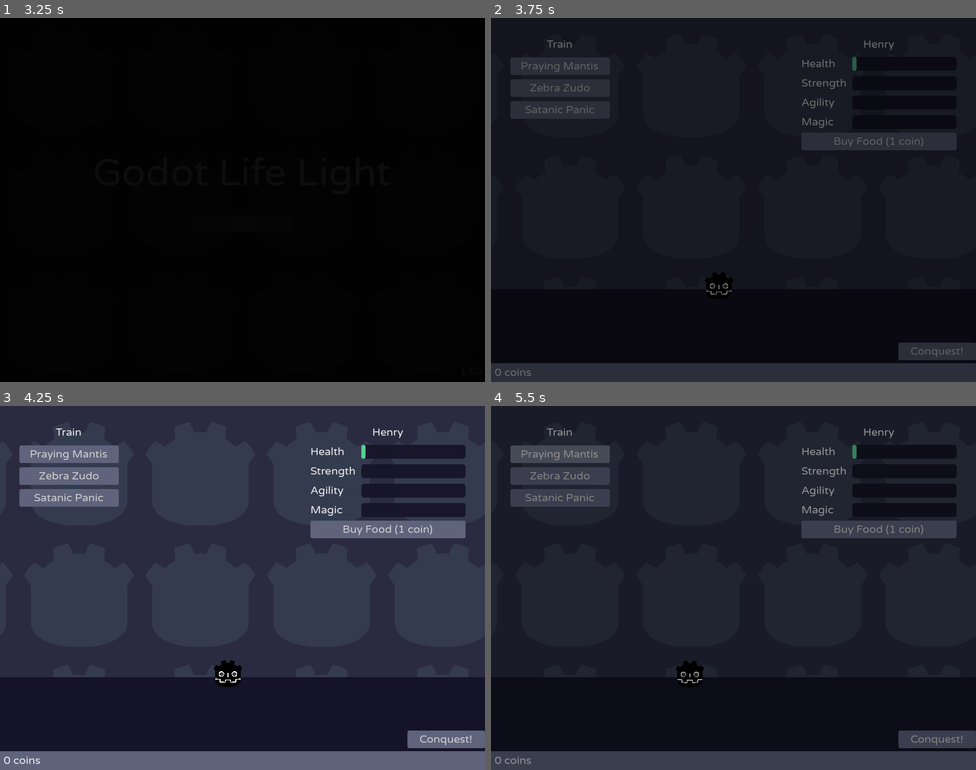
Above: before the commit, frames 1-4 (two rows, left to right).
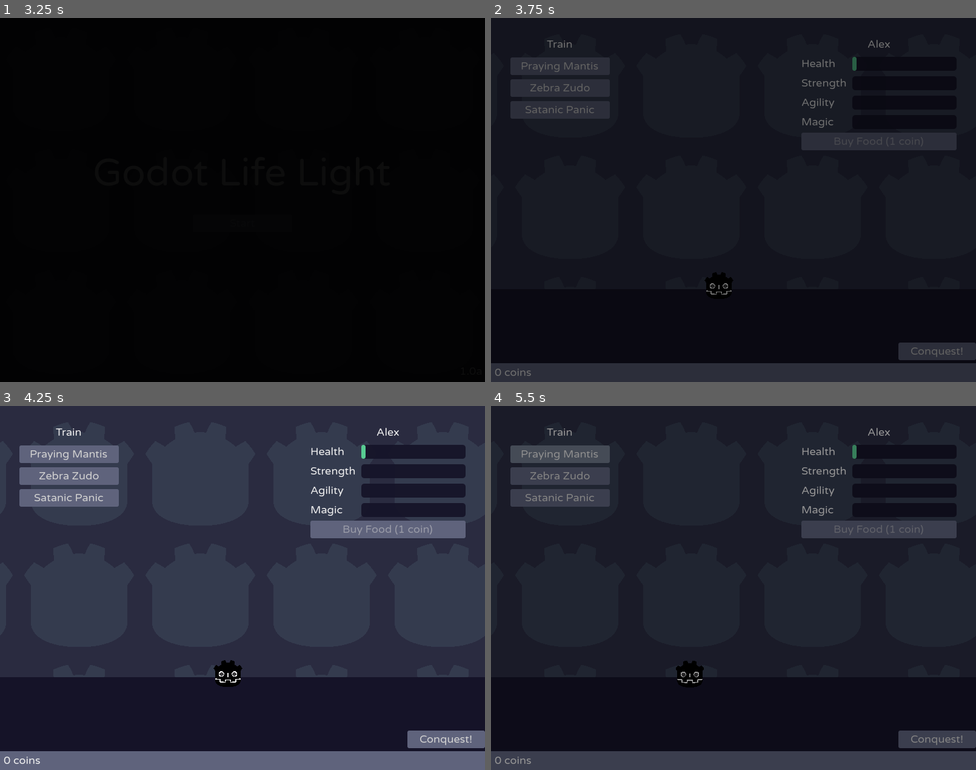
Above: after the commit, the same moments.

Repository: kiwijuice56/godot-duck-life
Game: Godot game, scene res://main/Main.tscn
Same seed, same stepped clock (60 frames per second), same inputs: the game is played once before the commit and once after it. Sound files missing from this copy of the repository are replaced by a short silence.
Inputs (mouse positions are in pixels of both pictures, inside the frame that each line leads up to):
- Up to frame 1 (3.25 s): click "Start" at 0.5 s; click (242, 243) at 1.27 s; type "Alex" at 1.35 s; click "Create" at 2 s; hold Right (ui_right) from 2.78 s (still down); hold Space (shoot) from 2.78 s (still down)
- Up to frame 2 (3.75 s): release Right (ui_right) at 3.53 s; release Space (shoot) at 3.53 s; hold Down (ui_down) from 3.53 s (still down); tap Space (shoot) at 3.6 s
- Up to frame 3 (4.25 s): keep holding Down (ui_down)
- Up to frame 4 (5.5 s): release Down (ui_down) at 4.28 s; hold Right (ui_right) 4.28-5 s; hold Space (shoot) 4.28-5 s; tap X (shoot2) at 4.35 s; click "Praying Mantis" at 5 s

Frame 1 is identical in both runs. In frame 2, 0.1% of the frame differs, in the area x 70-89%, y 6-36%; in frame 3, 0.2%, in the area x 70-90%, y 6-36%; in frame 4, 0.1%.
Error before the commit: Parse Error: Cannot assign a new value to a constant. (res://main/conquest/conquest.gd:5)

Commit message:
Refactored and implemented conquest to game

Diff:
--- a/main/conquest/conquest.gd
+++ /dev/null
@@ -1,5 +0,0 @@
-class_name Conquest
-extends Node2D
-
-func _on_started() -> void:
-	get_node("ConquestPlayer/StateMachine").is_processing = true
--- a/main/home/Home.tscn
+++ b/main/home/Home.tscn
@@ -8,6 +8,7 @@
 [ext_resource type="PackedScene" uid="uid://bkicbv8lr6fqk" path="res://main/home/duck/HomeDuck.tscn" id="4_ey4io"]
 [ext_resource type="PackedScene" uid="uid://cmrp81ukhcx6n" path="res://main/mini_game/praying_mantis/PrayingMantis.tscn" id="4_mrihp"]
 [ext_resource type="PackedScene" uid="uid://bv43tssb4ceph" path="res://main/ui/home/HomeUI.tscn" id="5_dph4t"]
+[ext_resource type="PackedScene" uid="uid://bvst7s7bxjgrv" path="res://main/mini_game/conquest/Conquest.tscn" id="5_fx80n"]
 [ext_resource type="AudioStream" uid="uid://l1x7cta24tww" path="res://main/home/background.mp3" id="6_qfbpj"]
 [ext_resource type="AudioStream" uid="uid://cqrff0mk41w6m" path="res://main/home/buy.wav" id="8_pcwig"]
 
@@ -18,6 +19,7 @@
 energy_spawn_marker = NodePath("EnergySpawn")
 satanic_panic = ExtResource("3_podbr")
 praying_mantis = ExtResource("4_mrihp")
+conquest = ExtResource("5_fx80n")
 
 [node name="Background" type="Sprite2D" parent="."]
 light_mask = 2
--- a/main/home/home.gd
+++ b/main/home/home.gd
@@ -16,6 +16,7 @@
 	ui.energy_bought.connect(_on_energy_bought)
 	ui.satanic_panic_started.connect(_on_satanic_panic_started)
 	ui.praying_mantis_started.connect(_on_praying_mantis_started)
+	ui.conquest_started.connect(_on_conquest_started)
 	duck = $Duck
 
 func _on_energy_bought() -> void:
--- a/main/conquest/Conquest.tscn
+++ b/main/mini_game/conquest/Conquest.tscn
@@ -1,10 +1,10 @@
-[gd_scene load_steps=8 format=3 uid="uid://uhiyygang2p4"]
+[gd_scene load_steps=8 format=3 uid="uid://bvst7s7bxjgrv"]
 
-[ext_resource type="PackedScene" uid="uid://bu6iqwxkblvar" path="res://main/conquest/fighter/player/ConquestPlayer.tscn" id="1_2ijja"]
-[ext_resource type="Script" path="res://main/conquest/conquest.gd" id="1_5m7ej"]
-[ext_resource type="PackedScene" uid="uid://cfx4i4xvptgrw" path="res://main/conquest/fighter/brawler/Brawler.tscn" id="2_mp4c5"]
+[ext_resource type="PackedScene" uid="uid://bx8rpcpvn6403" path="res://main/mini_game/conquest/fighter/player/ConquestPlayer.tscn" id="1_2ijja"]
+[ext_resource type="Script" path="res://main/mini_game/conquest/conquest.gd" id="1_5m7ej"]
+[ext_resource type="PackedScene" path="res://main/mini_game/conquest/fighter/brawler/Brawler.tscn" id="2_mp4c5"]
 [ext_resource type="Texture2D" uid="uid://conu5ye0k6asp" path="res://main/home/square.png" id="3_td4c4"]
-[ext_resource type="PackedScene" uid="uid://b3gmy0v4hdwl1" path="res://main/ui/mini_game/MiniGameUI.tscn" id="5_bv4gk"]
+[ext_resource type="PackedScene" uid="uid://b8i8d7dsgsad0" path="res://main/ui/mini_game/conquest/ConquestUI.tscn" id="5_dfbd1"]
 
 [sub_resource type="RectangleShape2D" id="RectangleShape2D_3eq2r"]
 size = Vector2(3500, 64)
@@ -12,11 +12,11 @@
 [sub_resource type="RectangleShape2D" id="RectangleShape2D_hi0bb"]
 size = Vector2(64, 300)
 
-[node name="Conquest" type="Node2D"]
+[node name="Conquest" type="Node2D" node_paths=PackedStringArray("UI")]
 script = ExtResource("1_5m7ej")
+UI = NodePath("UI")
 
 [node name="ConquestPlayer" parent="." instance=ExtResource("1_2ijja")]
-position = Vector2(346, 184)
 scale = Vector2(1, 1)
 magic = 64
 
@@ -26,6 +26,7 @@
 fireball = null
 
 [node name="Top" type="StaticBody2D" parent="."]
+position = Vector2(1483, -160)
 collision_layer = 512
 collision_mask = 128
 
@@ -37,6 +38,7 @@
 texture = ExtResource("3_td4c4")
 
 [node name="Left" type="StaticBody2D" parent="."]
+position = Vector2(1483, -160)
 collision_layer = 512
 collision_mask = 0
 
@@ -45,7 +47,7 @@
 shape = SubResource("RectangleShape2D_hi0bb")
 
 [node name="Right" type="StaticBody2D" parent="."]
-position = Vector2(3400, 0)
+position = Vector2(4883, -160)
 collision_layer = 512
 collision_mask = 0
 
@@ -54,7 +56,7 @@
 shape = SubResource("RectangleShape2D_hi0bb")
 
 [node name="Bottom" type="StaticBody2D" parent="."]
-position = Vector2(0, 345)
+position = Vector2(1483, 185)
 collision_layer = 512
 collision_mask = 0
 
@@ -65,4 +67,4 @@
 scale = Vector2(256, 1)
 texture = ExtResource("3_td4c4")
 
-[node name="UI" parent="." instance=ExtResource("5_bv4gk")]
+[node name="UI" parent="." instance=ExtResource("5_dfbd1")]
--- a/main/conquest/attack/Attack.tscn
+++ b/main/mini_game/conquest/attack/Attack.tscn
@@ -1,6 +1,6 @@
-[gd_scene load_steps=3 format=3 uid="uid://cge2ay8i7pmiw"]
+[gd_scene load_steps=3 format=3 uid="uid://byc03263h7801"]
 
-[ext_resource type="Script" path="res://main/conquest/attack/attack.gd" id="1_r04xu"]
+[ext_resource type="Script" path="res://main/mini_game/conquest/attack/attack.gd" id="1_rqjre"]
 
 [sub_resource type="CircleShape2D" id="CircleShape2D_tmqeu"]
 radius = 24.0
@@ -8,7 +8,7 @@
 [node name="Attack" type="Area2D"]
 collision_layer = 512
 collision_mask = 0
-script = ExtResource("1_r04xu")
+script = ExtResource("1_rqjre")
 
 [node name="CollisionShape2D" type="CollisionShape2D" parent="."]
 shape = SubResource("CircleShape2D_tmqeu")
--- a/main/conquest/attack/fireball/FireBall.tscn
+++ b/main/mini_game/conquest/attack/fireball/FireBall.tscn
@@ -1,7 +1,7 @@
-[gd_scene load_steps=7 format=3 uid="uid://ch4og608kktuw"]
+[gd_scene load_steps=7 format=3]
 
-[ext_resource type="PackedScene" uid="uid://cge2ay8i7pmiw" path="res://main/conquest/attack/Attack.tscn" id="1_r8yl6"]
-[ext_resource type="Script" path="res://main/conquest/attack/fireball/fireball.gd" id="2_aoc3r"]
+[ext_resource type="PackedScene" uid="uid://cge2ay8i7pmiw" path="res://main/mini_game/conquest/attack/Attack.tscn" id="1_r8yl6"]
+[ext_resource type="Script" path="res://main/mini_game/conquest/attack/fireball/fireball.gd" id="2_aoc3r"]
 [ext_resource type="Texture2D" uid="uid://o8cfwft1tuwl" path="res://main/home/energy_deco/circle.png" id="2_yhmeg"]
 
 [sub_resource type="Gradient" id="Gradient_6ayku"]
--- /dev/null
+++ b/main/mini_game/conquest/conquest.gd
@@ -0,0 +1,5 @@
+class_name Conquest
+extends MiniGame
+
+func _on_started() -> void:
+	get_node("ConquestPlayer/StateMachine").is_running = true
--- a/main/conquest/fighter/Fighter.tscn
+++ b/main/mini_game/conquest/fighter/Fighter.tscn
@@ -1,15 +1,15 @@
-[gd_scene load_steps=22 format=3 uid="uid://bdn5x6ek68wg8"]
-
-[ext_resource type="Script" path="res://main/conquest/fighter/fighter.gd" id="1_lcg27"]
-[ext_resource type="PackedScene" uid="uid://ch4og608kktuw" path="res://main/conquest/attack/fireball/FireBall.tscn" id="2_5rctq"]
+[gd_scene load_steps=22 format=3]
+
+[ext_resource type="Script" path="res://main/mini_game/conquest/fighter/fighter.gd" id="1_lcg27"]
+[ext_resource type="PackedScene" path="res://main/mini_game/conquest/attack/fireball/FireBall.tscn" id="2_5rctq"]
 [ext_resource type="Texture2D" uid="uid://b3w6ig6fwsjjo" path="res://main/home/duck/godot.png" id="2_bh8b8"]
-[ext_resource type="Script" path="res://main/conquest/fighter/state_machine/state_machine.gd" id="2_bh8jd"]
+[ext_resource type="Script" path="res://main/mini_game/conquest/fighter/state_machine/state_machine.gd" id="2_bh8jd"]
 [ext_resource type="Texture2D" uid="uid://5o6kyakq7qe6" path="res://main/home/duck/trail.png" id="3_3s2pb"]
 [ext_resource type="Texture2D" uid="uid://78pbq5l5okj6" path="res://main/mini_game/satanic_panic/enemy/light.png" id="3_ajcot"]
-[ext_resource type="Script" path="res://main/conquest/fighter/state_machine/attack_state.gd" id="4_3jkxq"]
-[ext_resource type="PackedScene" uid="uid://cge2ay8i7pmiw" path="res://main/conquest/attack/Attack.tscn" id="4_7m4y4"]
-[ext_resource type="Script" path="res://main/conquest/fighter/state_machine/patrol_state.gd" id="5_111k2"]
-[ext_resource type="Script" path="res://main/conquest/fighter/state_machine/chase_state.gd" id="6_e6vnx"]
+[ext_resource type="Script" path="res://main/mini_game/conquest/fighter/state_machine/attack_state.gd" id="4_3jkxq"]
+[ext_resource type="PackedScene" uid="uid://cge2ay8i7pmiw" path="res://main/mini_game/conquest/attack/Attack.tscn" id="4_7m4y4"]
+[ext_resource type="Script" path="res://main/mini_game/conquest/fighter/state_machine/patrol_state.gd" id="5_111k2"]
+[ext_resource type="Script" path="res://main/mini_game/conquest/fighter/state_machine/chase_state.gd" id="6_e6vnx"]
 [ext_resource type="FontFile" uid="uid://cmgs08r7kimd1" path="res://main/ui/VarelaRound-Regular.ttf" id="9_5h67b"]
 
 [sub_resource type="Gradient" id="Gradient_i06yq"]
--- a/main/conquest/fighter/brawler/Brawler.tscn
+++ b/main/mini_game/conquest/fighter/brawler/Brawler.tscn
@@ -1,6 +1,6 @@
-[gd_scene load_steps=3 format=3 uid="uid://cfx4i4xvptgrw"]
+[gd_scene load_steps=3 format=3]
 
-[ext_resource type="PackedScene" uid="uid://bdn5x6ek68wg8" path="res://main/conquest/fighter/Fighter.tscn" id="1_awaw5"]
+[ext_resource type="PackedScene" uid="uid://bdn5x6ek68wg8" path="res://main/mini_game/conquest/fighter/Fighter.tscn" id="1_awaw5"]
 [ext_resource type="Texture2D" uid="uid://d0nx35i7hcsx" path="res://main/mini_game/satanic_panic/enemy/triangular_enemy/triangular_enemy.png" id="2_cuavv"]
 
 [node name="Brawler" instance=ExtResource("1_awaw5")]
--- a/main/conquest/fighter/player/ConquestPlayer.tscn
+++ b/main/mini_game/conquest/fighter/player/ConquestPlayer.tscn
@@ -1,8 +1,8 @@
-[gd_scene load_steps=4 format=3 uid="uid://bu6iqwxkblvar"]
+[gd_scene load_steps=4 format=3 uid="uid://bx8rpcpvn6403"]
 
-[ext_resource type="PackedScene" uid="uid://bdn5x6ek68wg8" path="res://main/conquest/fighter/Fighter.tscn" id="1_8xana"]
-[ext_resource type="Script" path="res://main/conquest/fighter/player/conquest_player.gd" id="2_c482d"]
-[ext_resource type="Script" path="res://main/conquest/fighter/player/input_patrol_state.gd" id="2_m5wr2"]
+[ext_resource type="PackedScene" path="res://main/mini_game/conquest/fighter/Fighter.tscn" id="1_8xana"]
+[ext_resource type="Script" path="res://main/mini_game/conquest/fighter/player/conquest_player.gd" id="2_c482d"]
+[ext_resource type="Script" path="res://main/mini_game/conquest/fighter/player/input_patrol_state.gd" id="2_m5wr2"]
 
 [node name="ConquestPlayer" instance=ExtResource("1_8xana")]
 script = ExtResource("2_c482d")
@@ -25,7 +25,7 @@
 disabled = true
 
 [node name="StateMachine" parent="." index="6"]
-is_processing = false
+is_running = false
 
 [node name="PatrolState" parent="StateMachine" index="1"]
 script = ExtResource("2_m5wr2")
--- a/main/conquest/fighter/state_machine/state_machine.gd
+++ b/main/mini_game/conquest/fighter/state_machine/state_machine.gd
@@ -3,7 +3,7 @@
 
 @onready var fighter: Fighter = get_parent()
 @export var active_state: State
-@export var is_processing := true
+@export var is_running := true
 
 func _ready() -> void:
 	for child in get_children():
@@ -11,7 +11,7 @@
 	active_state.enter({})
 
 func physics_step(delta: float) -> void:
-	if not is_processing:
+	if not is_running:
 		return
 	active_state.physics_step(delta)
 
--- a/main/ui/home/HomeUI.tscn
+++ b/main/ui/home/HomeUI.tscn
@@ -77,7 +77,7 @@
 content_margin_bottom = 4.0
 bg_color = Color(0.4, 0.415686, 0.521569, 1)
 
-[node name="HomeUI" type="Control" node_paths=PackedStringArray("energy_buy_button", "satanic_panic_button", "praying_mantis_button", "name_label")]
+[node name="HomeUI" type="Control" node_paths=PackedStringArray("energy_buy_button", "satanic_panic_button", "praying_mantis_button", "conquest_button", "name_label")]
 layout_mode = 3
 anchors_preset = 15
 anchor_right = 1.0
@@ -91,6 +91,7 @@
 energy_buy_button = NodePath("VBoxContainer/MarginContainer/VBoxContainer/HBoxContainer/FoodContainer/VBoxContainer/Buy Energy")
 satanic_panic_button = NodePath("VBoxContainer/MarginContainer/VBoxContainer/HBoxContainer/TrainContainer/VBoxContainer/Magic")
 praying_mantis_button = NodePath("VBoxContainer/MarginContainer/VBoxContainer/HBoxContainer/TrainContainer/VBoxContainer/Strength")
+conquest_button = NodePath("VBoxContainer/ConquestButton")
 name_label = NodePath("VBoxContainer/MarginContainer/VBoxContainer/HBoxContainer/FoodContainer/VBoxContainer/Label")
 
 [node name="VBoxContainer" type="VBoxContainer" parent="."]
@@ -315,6 +316,7 @@
 offset_bottom = 558.0
 size_flags_horizontal = 8
 size_flags_vertical = 10
+focus_mode = 0
 text = "Conquest!"
 
 [node name="PanelContainer" type="PanelContainer" parent="VBoxContainer"]
--- a/main/ui/mini_game/conquest/ConquestUI.tscn
+++ b/main/ui/mini_game/conquest/ConquestUI.tscn
@@ -5,43 +5,10 @@
 [node name="UI" instance=ExtResource("1_p3lnf")]
 
 [node name="MarginContainer" parent="." index="0"]
-layout_mode = 1
-
-[node name="ScoreLabel" parent="MarginContainer" index="0"]
-layout_mode = 2
-
-[node name="PanelContainer" parent="." index="1"]
-layout_mode = 1
-
-[node name="MarginContainer" parent="PanelContainer" index="0"]
-layout_mode = 2
-
-[node name="VBoxContainer" parent="PanelContainer/MarginContainer" index="0"]
-layout_mode = 2
+visible = false
 
 [node name="Title" parent="PanelContainer/MarginContainer/VBoxContainer" index="0"]
-layout_mode = 2
+text = "Conquest!"
 
 [node name="Description" parent="PanelContainer/MarginContainer/VBoxContainer" index="1"]
-layout_mode = 2
-
-[node name="Button" parent="PanelContainer/MarginContainer/VBoxContainer" index="2"]
-layout_mode = 2
-
-[node name="PanelContainer2" parent="." index="2"]
-layout_mode = 1
-
-[node name="MarginContainer" parent="PanelContainer2" index="0"]
-layout_mode = 2
-
-[node name="VBoxContainer" parent="PanelContainer2/MarginContainer" index="0"]
-layout_mode = 2
-
-[node name="Title" parent="PanelContainer2/MarginContainer/VBoxContainer" index="0"]
-layout_mode = 2
-
-[node name="Description" parent="PanelContainer2/MarginContainer/VBoxContainer" index="1"]
-layout_mode = 2
-
-[node name="Button" parent="PanelContainer2/MarginContainer/VBoxContainer" index="2"]
-layout_mode = 2
+text = "Fight to take over the duck factory on the east! Use z to punch and x to shoot fireballs."
--- a/project.godot
+++ b/project.godot
@@ -12,12 +12,12 @@
 "base": "Area2D",
 "class": &"Attack",
 "language": &"GDScript",
-"path": "res://main/conquest/attack/attack.gd"
+"path": "res://main/mini_game/conquest/attack/attack.gd"
 }, {
 "base": "State",
 "class": &"AttackState",
 "language": &"GDScript",
-"path": "res://main/conquest/fighter/state_machine/attack_state.gd"
+"path": "res://main/mini_game/conquest/fighter/state_machine/attack_state.gd"
 }, {
 "base": "Sprite2D",
 "class": &"Block",
@@ -27,7 +27,7 @@
 "base": "State",
 "class": &"ChaseState",
 "language": &"GDScript",
-"path": "res://main/conquest/fighter/state_machine/chase_state.gd"
+"path": "res://main/mini_game/conquest/fighter/state_machine/chase_state.gd"
 }, {
 "base": "Area2D",
 "class": &"Coin",
@@ -44,15 +44,15 @@
 "language": &"GDScript",
 "path": "res://main/ui/home/coin_label.gd"
 }, {
-"base": "Node2D",
+"base": "MiniGame",
 "class": &"Conquest",
 "language": &"GDScript",
-"path": "res://main/conquest/conquest.gd"
+"path": "res://main/mini_game/conquest/conquest.gd"
 }, {
 "base": "Fighter",
 "class": &"ConquestPlayer",
 "language": &"GDScript",
-"path": "res://main/conquest/fighter/player/conquest_player.gd"
+"path": "res://main/mini_game/conquest/fighter/player/conquest_player.gd"
 }, {
 "base": "Resource",
 "class": &"DuckInfo",
@@ -77,12 +77,12 @@
 "base": "CharacterBody2D",
 "class": &"Fighter",
 "language": &"GDScript",
-"path": "res://main/conquest/fighter/fighter.gd"
+"path": "res://main/mini_game/conquest/fighter/fighter.gd"
 }, {
 "base": "Attack",
 "class": &"FireBall",
 "language": &"GDScript",
-"path": "res://main/conquest/attack/fireball/fireball.gd"
+"path": "res://main/mini_game/conquest/attack/fireball/fireball.gd"
 }, {
 "base": "Node",
 "class": &"Home",
@@ -102,7 +102,7 @@
 "base": "State",
 "class": &"InputPatrolState",
 "language": &"GDScript",
-"path": "res://main/conquest/fighter/player/input_patrol_state.gd"
+"path": "res://main/mini_game/conquest/fighter/player/input_patrol_state.gd"
 }, {
 "base": "Node",
 "class": &"Main",
@@ -127,7 +127,7 @@
 "base": "State",
 "class": &"PatrolState",
 "language": &"GDScript",
-"path": "res://main/conquest/fighter/state_machine/patrol_state.gd"
+"path": "res://main/mini_game/conquest/fighter/state_machine/patrol_state.gd"
 }, {
 "base": "Area2D",
 "class": &"PlayerBullet",
@@ -187,12 +187,12 @@
 "base": "Node",
 "class": &"State",
 "language": &"GDScript",
-"path": "res://main/conquest/fighter/state_machine/state.gd"
+"path": "res://main/mini_game/conquest/fighter/state_machine/state.gd"
 }, {
 "base": "Node",
 "class": &"StateMachine",
 "language": &"GDScript",
-"path": "res://main/conquest/fighter/state_machine/state_machine.gd"
+"path": "res://main/mini_game/conquest/fighter/state_machine/state_machine.gd"
 }, {
 "base": "Control",
 "class": &"TitleUI",
Not shown: 1 places in main/home/Home.tscn that only renumber resources
Renamed: main/conquest/attack/attack.gd -> main/mini_game/conquest/attack/attack.gd
Renamed: main/conquest/attack/fireball/fireball.gd -> main/mini_game/conquest/attack/fireball/fireball.gd
Renamed: main/conquest/fighter/fighter.gd -> main/mini_game/conquest/fighter/fighter.gd
Renamed: main/conquest/fighter/player/conquest_player.gd -> main/mini_game/conquest/fighter/player/conquest_player.gd
Renamed: main/conquest/fighter/player/input_patrol_state.gd -> main/mini_game/conquest/fighter/player/input_patrol_state.gd
Renamed: main/conquest/fighter/state_machine/attack_state.gd -> main/mini_game/conquest/fighter/state_machine/attack_state.gd
Renamed: main/conquest/fighter/state_machine/chase_state.gd -> main/mini_game/conquest/fighter/state_machine/chase_state.gd
Renamed: main/conquest/fighter/state_machine/patrol_state.gd -> main/mini_game/conquest/fighter/state_machine/patrol_state.gd
Renamed: main/conquest/fighter/state_machine/state.gd -> main/mini_game/conquest/fighter/state_machine/state.gd
